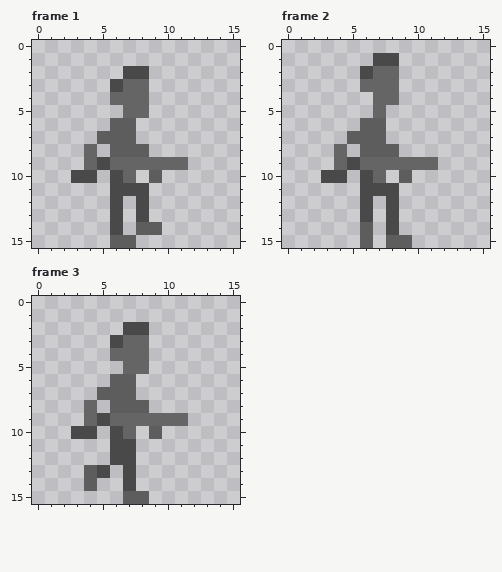
Two versions of one pixel-art file, assets/player_walking_w_shotgun.ase. That is the earlier state.
16x16 pixels, 4 frames. Shown: frame 1, frame 2, frame 3. The commit also changed other frames, which this record leaves out.
The same view after the edit:
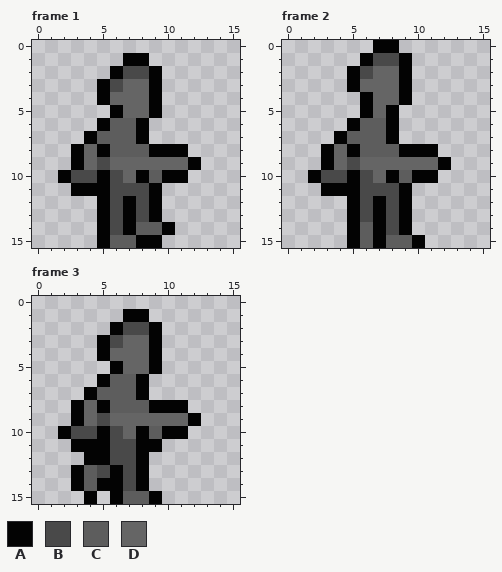
Palette (. is transparent): A #030303  B #494949  C #5d5d5d  D #656565
From old to new:
Frame 1:
The edit adds colour A in row 1 at x 7 to 8; in row 2 at x 6 and 9; in rows 3 to 4 at x 5 and 9; in row 5 at x 6 and 9; in row 6 at x 5 and 8; in row 7 at x 4 and 8.
The edit adds colour A in row 8 at x 3, 5 and 9 to 11; in row 9 at x 3 and 12; in row 10 at x 2, 5, 8 and 10 to 11; in row 11 at x 3 to 5 and 9; in rows 12 to 13 at x 5, 7 and 9; in row 14 at x 5, 7 and 10.
The edit adds colour A in row 15 at x 5 and 8 to 9.
Frame 2:
The edit adds colour A in row 0 at x 7 to 8; in row 1 at x 6 and 9; in rows 2 to 3 at x 5 and 9; in row 4 at x 6 and 9; in row 5 at x 6 and 8; in row 6 at x 5 and 8.
The edit adds colour A in row 7 at x 4 and 8; in row 8 at x 3, 5 and 9 to 11; in row 9 at x 3 and 12; in row 10 at x 2, 5, 8 and 10 to 11; in row 11 at x 3 to 5 and 9; in rows 12 to 14 at x 5, 7 and 9.
The edit adds colour A in row 15 at x 5, 7 and 10.
Frame 3:
The edit adds colour A in row 1 at x 7 to 8; in row 2 at x 6 and 9; in rows 3 to 4 at x 5 and 9; in row 5 at x 6 and 9; in row 6 at x 5 and 8; in row 7 at x 4 and 8.
The edit adds colour A in row 8 at x 3, 5 and 9 to 11; in row 9 at x 3 and 12; in row 10 at x 2, 5, 8 and 10 to 11; in row 11 at x 3 to 5 and 8 to 9; in row 12 at x 4 to 5 and 8; in row 13 at x 3, 6 and 8.
The edit adds colour A in row 14 at x 3, 5 to 6 and 8; in row 15 at x 4, 6 and 9.
Where, in picture pixels (left, top, right, bottom), the same in both pictures:
added: (58, 53, 201, 248)
added: (308, 40, 451, 248)
added: (58, 309, 201, 504)
